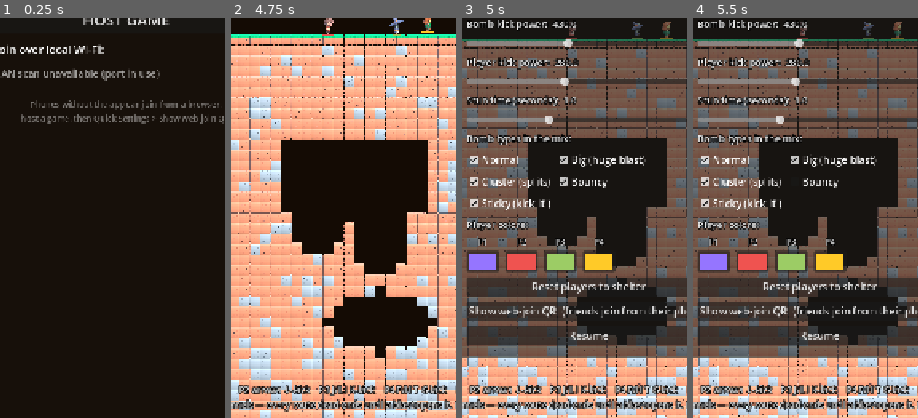
Above: before the commit, frames 1-4 (left to right).
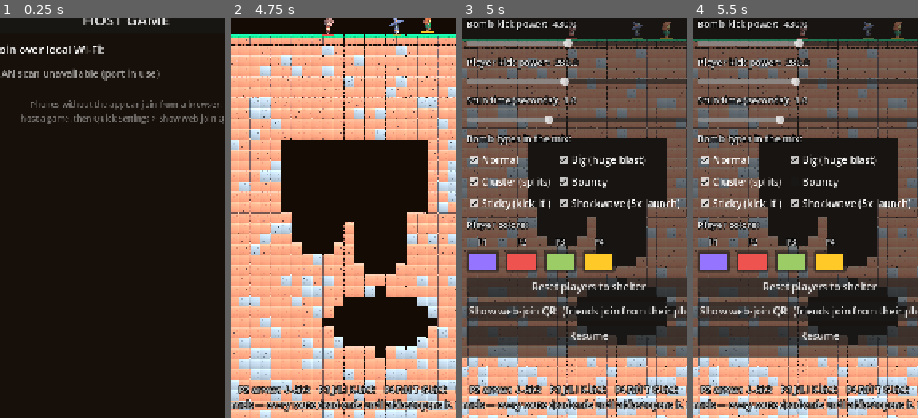
Above: after the commit, the same moments.

Repository: uchy4/dummy
Game: Godot game, scene res://scenes/menu.tscn
Two runs of this game, one before a commit and one after it. Both use one fixed random seed, a clock stepped at 60 frames per second and the inputs below.
Inputs (mouse positions are % of the whole screen's width and height, from its top left):
- Up to frame 1 (0.25 s): no input
- Up to frame 2 (4.75 s): tap Enter (ui_accept) at 0.5 s; move the mouse to (72, 45) at 0.52 s; hold D (p1_right) 0.53-1.25 s; hold S (p1_kick) 0.53-1.25 s; click (72, 45) at 0.67 s; tap W (p1_jump) at 0.77, 4.52 s; click "HOST GAME" at 1.25 s; drag from (30, 55) to (45, 70) at 2.02 s; move the mouse to (60, 28) at 2.77 s; hold D (p1_right) 2.78-3.5 s; tap L at 2.85 s; drag from (45, 70) to (20, 35) at 3.52 s; move the mouse to (80, 65) at 4.27 s; hold A (p1_left) from 4.28 s (still down); tap K at 4.35 s
- Up to frame 3 (5 s): keep holding A (p1_left); tap Escape (settings) at 4.9 s
- Up to frame 4 (5.5 s): release A (p1_left) at 5 s; click "Bouncy" at 5 s
The pictures show only the part of the screen within x 22-72%, y 50-100%; the shares and areas given below are measured in that part.

Frames 1-2 are identical in both runs. In frame 3, 0.5% of the frame differs, in the area x 43-97%, y 45-48%; in frame 4, 0.5%.

Commit message:
Shockwave bomb (5x launcher) + kicked bombs never hurt their kicker
- New SHOCKWAVE type (pale cyan, concentric shock rings): never lethal,
  carves only 0.35x, but launches players, bombs, and ragdoll parts at
  5x force — players get flung and ragdoll-stunned, not killed. In the
  bomb-type mix as 'Shockwave (5x launch)'.
- Kick immunity: a kicked bomb remembers its kicker for 0.6s and cannot
  impact-stun them or launch them with its blast during that window.
  Fixes launching a sticky bomb off your back ragdolling you.

Implemented by the Sonnet executor agent; reviewed.

Co-Authored-By: Claude Opus 4.8 <noreply@anthropic.com>
Claude-Session: https://claude.ai/code/session_01QSJudmCHT44WHN37u3ZpBk

Diff:
--- a/bomb-shelter/scripts/bomb.gd
+++ b/bomb-shelter/scripts/bomb.gd
@@ -7,10 +7,12 @@
 ##
 ## Types: NORMAL; BIG (heavy, huge blast, longer fuse); CLUSTER (splits into
 ## bomblets); BOUNCY (ricochets around); STICKY (glues itself to whoever
-## touches it — kick to launch it, or brush another player to pass it on).
+## touches it — kick to launch it, or brush another player to pass it on);
+## SHOCKWAVE (almost no destructive potency, but launches everything nearby
+## with 5x force — a launcher, not an excavator).
 ## Blast sizes scale with Settings.blast_scale, tunable in-game.
 
-enum Type { NORMAL, BIG, CLUSTER, BOUNCY, STICKY }
+enum Type { NORMAL, BIG, CLUSTER, BOUNCY, STICKY, SHOCKWAVE }
 
 const BLAST_RADIUS := 80.0
 const CARVE_RADIUS := 66.0
@@ -29,6 +31,11 @@
 var carrier: Player = null
 var _restick_cd := 0.0  ## no re-attach right after being kicked off
 var _pass_cd := 0.0     ## brief hand-off cooldown so it can't ping-pong
+
+## The player who most recently kicked this bomb, and how long they stay
+## immune to it. A kick must never ragdoll or launch its own kicker.
+var kicker: Player = null
+var kicker_grace := 0.0
 
 ## Puppet: display-only mirror on a LAN-join client. Frozen, no fuse logic —
 ## the host streams position and fuse.
@@ -76,6 +83,10 @@
 			_body_color = Color(0.5, 0.14, 0.5)
 			pm.bounce = 0.05
 			pm.friction = 1.0
+		Type.SHOCKWAVE:
+			mass = 1.2
+			_body_color = Color(0.55, 0.78, 0.95)
+			pm.bounce = 0.4
 	physics_material_override = pm
 	if puppet:
 		freeze = true
@@ -126,6 +137,8 @@
 func _physics_process(delta: float) -> void:
 	if _exploded or puppet:
 		return
+	if kicker_grace > 0.0:
+		kicker_grace -= delta
 	if type == Type.STICKY:
 		_sticky_logic(delta)
 	# A carried sticky bomb has its collision disabled (see _stick_to), but
@@ -197,6 +210,13 @@
 	angular_velocity = signf(vel.x) * 8.0
 
 
+## The player who just kicked this bomb is immune to it briefly — a kick
+## must never ragdoll or launch the kicker.
+func kicked_by(p: Player) -> void:
+	kicker = p
+	kicker_grace = 0.6
+
+
 ## Reverse case for impact-stun: a fast bomb slamming into a standing
 ## player wouldn't show up in the player's own slide-collision loop (the
 ## player isn't the one moving), so watch our own contacts instead. The
@@ -206,6 +226,8 @@
 		var pl := body as Player
 		if pl == null or not pl.alive or pl.puppet:
 			continue
+		if pl == kicker and kicker_grace > 0.0:
+			continue
 		var dir := global_position.direction_to(pl.global_position)
 		if dir == Vector2.ZERO:
 			dir = Vector2.UP
@@ -224,14 +246,22 @@
 
 func _explode() -> void:
 	_exploded = true
+	# SHOCKWAVE: barely destructive, but launches everything nearby at 5x
+	# force and is never lethal on its own.
+	var launch_mult := 5.0 if type == Type.SHOCKWAVE else 1.0
+	var lethal_allowed := type != Type.SHOCKWAVE
 	var blast := BLAST_RADIUS * _blast_mult * Settings.blast_scale
 	var kill := KILL_RADIUS * _blast_mult * Settings.blast_scale
-	var carve := CARVE_RADIUS * _blast_mult * Settings.blast_scale
+	var carve := CARVE_RADIUS * _blast_mult * Settings.blast_scale \
+		* (0.35 if type == Type.SHOCKWAVE else 1.0)
 	var space := get_world_2d().direct_space_state
 
 	for p in get_tree().get_nodes_in_group(&"players"):
 		var pl := p as Player
 		if pl == null or not pl.alive:
+			continue
+		# A kick must never ragdoll or launch its own kicker.
+		if pl == kicker and kicker_grace > 0.0:
 			continue
 		var d := global_position.distance_to(pl.global_position)
 		if d > blast:
@@ -242,7 +272,7 @@
 			dir = Vector2.UP
 		var falloff := 1.0 - d / blast
 		var kick := dir * PLAYER_KNOCKBACK * (0.4 + falloff) * (0.25 if blocked else 1.0)
-		pl.take_blast(kick, d <= kill and not blocked)
+		pl.take_blast(kick * launch_mult, d <= kill and not blocked and lethal_allowed)
 
 	for b in get_tree().get_nodes_in_group(&"bombs"):
 		var bomb := b as Bomb
@@ -255,7 +285,7 @@
 		if dir == Vector2.ZERO:
 			dir = Vector2.UP
 		var falloff := 1.0 - d / blast
-		bomb.apply_central_impulse(dir * BOMB_IMPULSE * (0.5 + falloff) * bomb.mass)
+		bomb.apply_central_impulse(dir * BOMB_IMPULSE * launch_mult * (0.5 + falloff) * bomb.mass)
 		bomb.ignite(randf_range(0.25, 0.7))  # its death sets their fuse off
 
 	# Blasts toss settled ragdolls around too.
@@ -269,7 +299,8 @@
 		var dir := global_position.direction_to(part.global_position)
 		if dir == Vector2.ZERO:
 			dir = Vector2.UP
-		part.apply_central_impulse(dir * BOMB_IMPULSE * (0.6 + (1.0 - d / blast)) * part.mass)
+		part.apply_central_impulse(
+			dir * BOMB_IMPULSE * launch_mult * (0.6 + (1.0 - d / blast)) * part.mass)
 
 	# Untyped on purpose: naming Chest here would create a Bomb -> Chest ->
 	# Player -> Bomb class-loading cycle.
@@ -335,5 +366,10 @@
 			draw_circle(Vector2(-_body_radius * 0.6, _body_radius * 0.45), 2.6, goo)
 			draw_circle(Vector2(_body_radius * 0.55, _body_radius * 0.5), 2.2, goo)
 			draw_circle(Vector2(0, _body_radius * 0.85), 1.8, goo)
+		Type.SHOCKWAVE:
+			# Concentric shock rings signal "launcher, not excavator".
+			var ring := Color(0.75, 0.95, 1.0, 0.85)
+			draw_arc(Vector2.ZERO, _body_radius * 1.5, 0.0, TAU, 24, ring, 1.4)
+			draw_arc(Vector2.ZERO, _body_radius * 2.1, 0.0, TAU, 24, ring, 1.0)
 	draw_rect(Rect2(-2.5, -_body_radius - 4, 5, 5), Color(0.35, 0.32, 0.3))
 	draw_circle(Vector2(0, -_body_radius - 5), 1.8, Color(1.0, 0.7, 0.2))
--- a/bomb-shelter/scripts/hud.gd
+++ b/bomb-shelter/scripts/hud.gd
@@ -231,7 +231,7 @@
 	types_label.text = "Bomb types in the mix:"
 	vbox.add_child(types_label)
 	var type_names := ["Normal", "Big (huge blast)", "Cluster (splits)", "Bouncy",
-		"Sticky (kick it!)"]
+		"Sticky (kick it!)", "Shockwave (5x launch)"]
 	var grid := GridContainer.new()
 	grid.columns = 2
 	vbox.add_child(grid)
--- a/bomb-shelter/scripts/net_hub.gd
+++ b/bomb-shelter/scripts/net_hub.gd
@@ -112,7 +112,7 @@
 var opts=[],selKey=null,cycleIdx=0;
 var CELL=["","#7a5230","#4b4b55","#4caf50"],CELL2=["","#5c3d22","#3a3a44","#3f9143"];
 var grassCells=null;var anim={};
-var BOMB=["#212126","#131318","#733f17","#1f5c2e","#80247f"];
+var BOMB=["#212126","#131318","#733f17","#1f5c2e","#80247f","#8cc7f2"];
 var cam={x:800,y:300},cv=document.getElementById("cv"),ctx=cv.getContext("2d");
 var VW=0,VH=0,DPR=1;
 // --- Web Audio: procedural SFX so the web view sounds like the native app ---
--- a/bomb-shelter/scripts/player.gd
+++ b/bomb-shelter/scripts/player.gd
@@ -250,7 +250,8 @@
 		var rb := c.get_collider() as RigidBody2D
 		if rb:
 			var bomb := rb as Bomb
-			if bomb and bomb.carrier == null:
+			if bomb and bomb.carrier == null \
+					and not (bomb.kicker == self and bomb.kicker_grace > 0.0):
 				var rel_speed := absf((velocity - bomb.linear_velocity).dot(c.get_normal()))
 				if rel_speed > IMPACT_STUN_SPEED:
 					apply_impact_stun(c.get_normal())
@@ -286,10 +287,12 @@
 		if bomb == null:
 			continue
 		if bomb.carrier == self:
+			bomb.kicked_by(self)
 			bomb.launch(dir * Settings.kick_bomb_power * power)
 			hit = true
 			continue
 		if center.distance_to(bomb.global_position) <= KICK_RANGE + bomb._body_radius:
+			bomb.kicked_by(self)
 			if bomb.carrier != null:
 				bomb.launch(dir * Settings.kick_bomb_power * power)
 			else:
--- a/bomb-shelter/scripts/settings.gd
+++ b/bomb-shelter/scripts/settings.gd
@@ -8,8 +8,8 @@
 static var blast_scale := 1.0     ## multiplier on blast/kill/carve radius
 
 ## Which bomb types spawn, indexed by Bomb.Type: NORMAL, BIG, CLUSTER,
-## BOUNCY, STICKY.
-static var type_enabled: Array[bool] = [true, true, true, true, true]
+## BOUNCY, STICKY, SHOCKWAVE.
+static var type_enabled: Array[bool] = [true, true, true, true, true, true]
 
 ## 2.5D rendering: the 2D sim runs unchanged, drawn with KayKit 3D assets.
 ## Applies on restart. Untick for the classic flat look.
